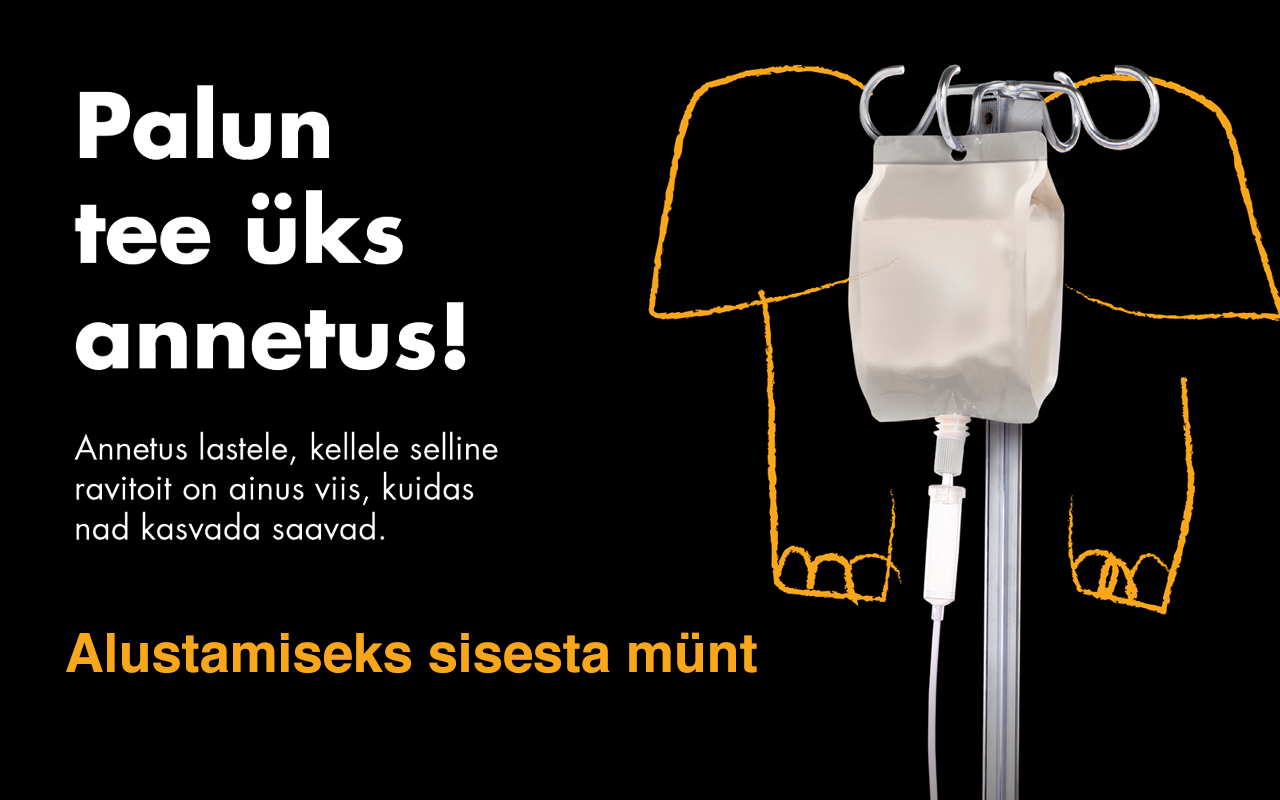
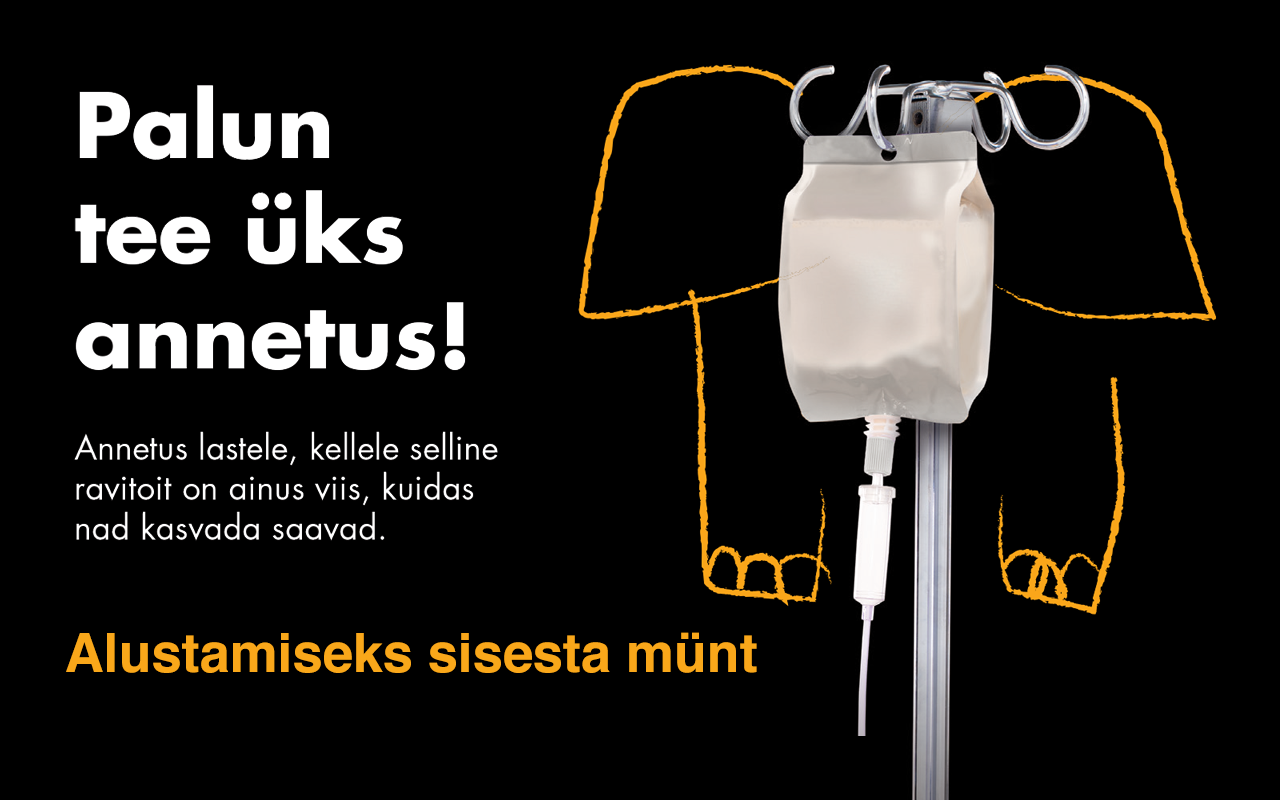
Two versions of the same layered image (1280 x 800). Layer-by-layer changes:
painted on "Layer 5" over [697, 426, 825, 607]
painted on "Layer 2" over [578, 61, 1280, 800]
